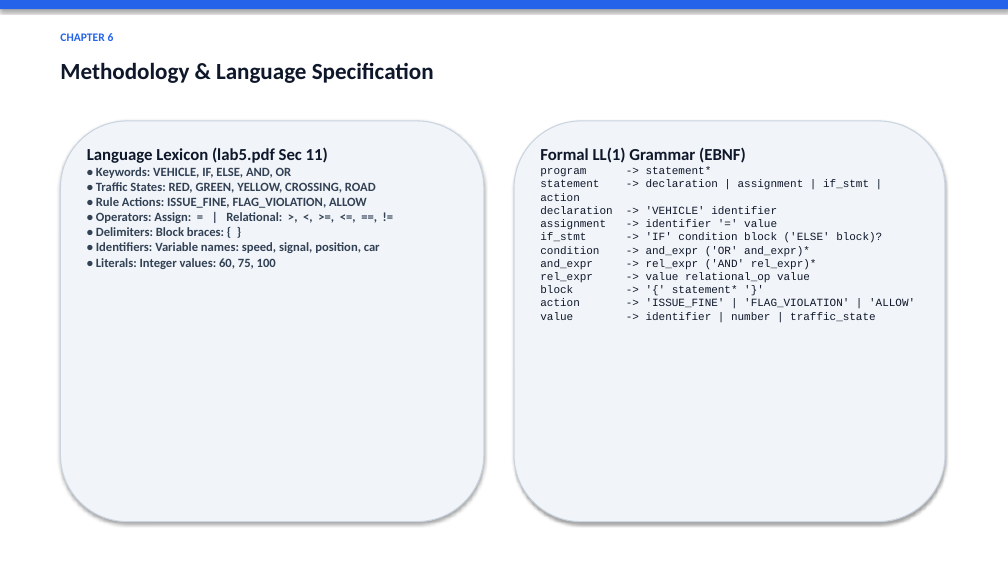
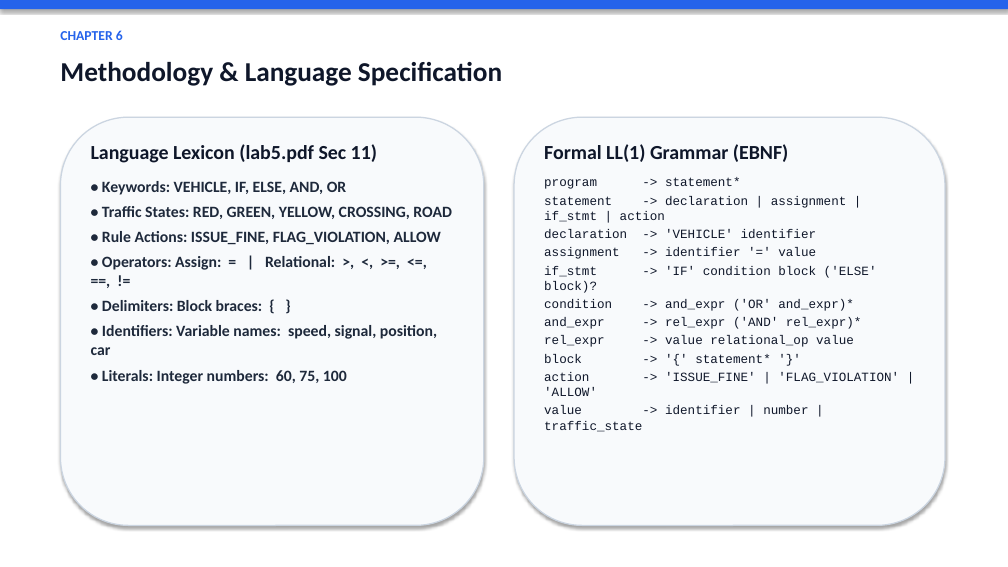
Before and after one commit to 71percentbanana/MQL, a slide deck: slide 8 of TrafficRule_Presentation.pptx (slide 7 before the commit). Drawn at 1008x567 pixels with LibreOffice and Linux fonts; fonts in the diff are those of the drawing. Boxes give left, top, right and bottom in pixels: in the first picture for what was removed or moved away, otherwise in the second. Text is boxed around its words. In the diff, an @@ line names an element or a change of style, - is before the commit and + after.

Commit message:
Update presentation with larger text, complete architecture flowchart, and 9-module final design

```diff
--- a/TrafficRule_Presentation.pptx
+++ b/TrafficRule_Presentation.pptx
@@ text "CHAPTER 6" at bbox=[60, 30, 123, 40]: size 11 to 13 pt @@
@@ text "Methodology & Language Specification" at bbox=[60, 62, 502, 86]: size 22 to 26 pt @@
@@ rounded rectangle at bbox=[60, 117, 484, 526]: fill #F1F5F9 to #F8FAFC; outline #CBD5E1 1 pt to #CBD5E1 1.2 pt @@
@@ rounded rectangle: place and size @@
-rounded rectangle at bbox=[60, 121, 484, 522]
+rounded rectangle at bbox=[60, 117, 484, 526]
@@ rounded rectangle: place and size @@
-rounded rectangle at bbox=[514, 121, 945, 522]
+rounded rectangle at bbox=[514, 117, 945, 526]
@@ rounded rectangle at bbox=[514, 117, 945, 526]: fill #F1F5F9 to #F8FAFC; outline #CBD5E1 1 pt to #CBD5E1 1.2 pt @@
@@ text at bbox=[91, 144, 452, 355]: size 16 to 19 pt in "Language Lexicon (lab5.pdf Sec 11)"; size 12 to 15 pt, text colour #334155 to #1E293B in "• Keywords: VEHICLE, IF, ELSE, AND, OR", "• Traffic States: RED, GREEN, YELLOW, CROSSING, ...", "• Rule Actions: ISSUE_FINE, FLAG_VIOLATION, ALLOW", "• Operators: Assign: = | Relational: >, ..." and 2 more places; more space between paragraphs @@
@@ text "Formal LL(1) Grammar (EBNF)" at bbox=[544, 144, 899, 432]: size 16 to 19 pt in "Formal LL(1) Grammar (EBNF)"; size 10.5 to 12 pt; more space between paragraphs @@
@@ text at bbox=[102, 370, 347, 384]: text changed; size 12 to 15 pt; text colour #334155 to #1E293B @@
-• Literals: Integer values: 60, 75, 100
+• Literals: Integer numbers: 60, 75, 100
```
Also in this commit, not shown: 11 other slides changed, 2 slides added, 2 slides removed, 1 other file.
